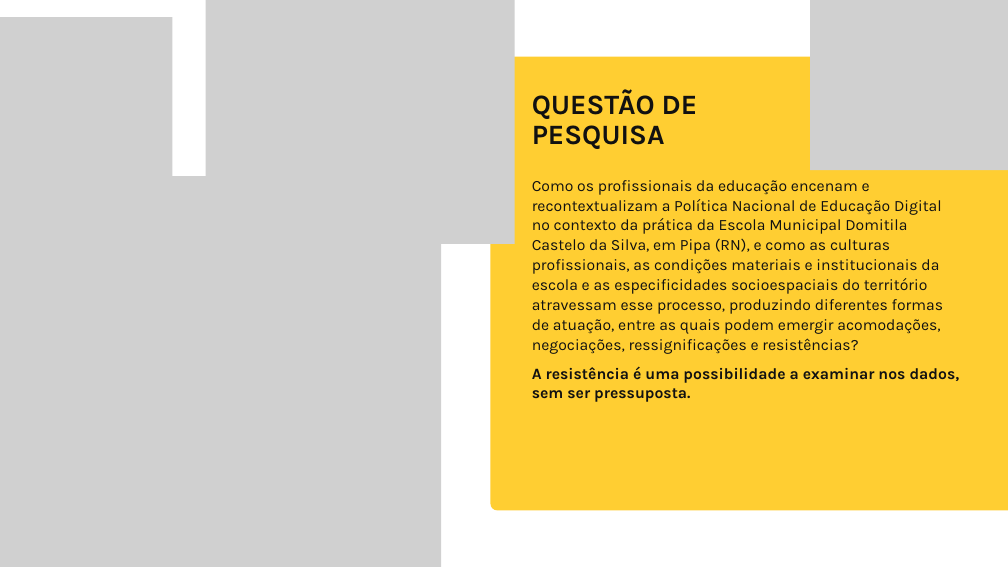
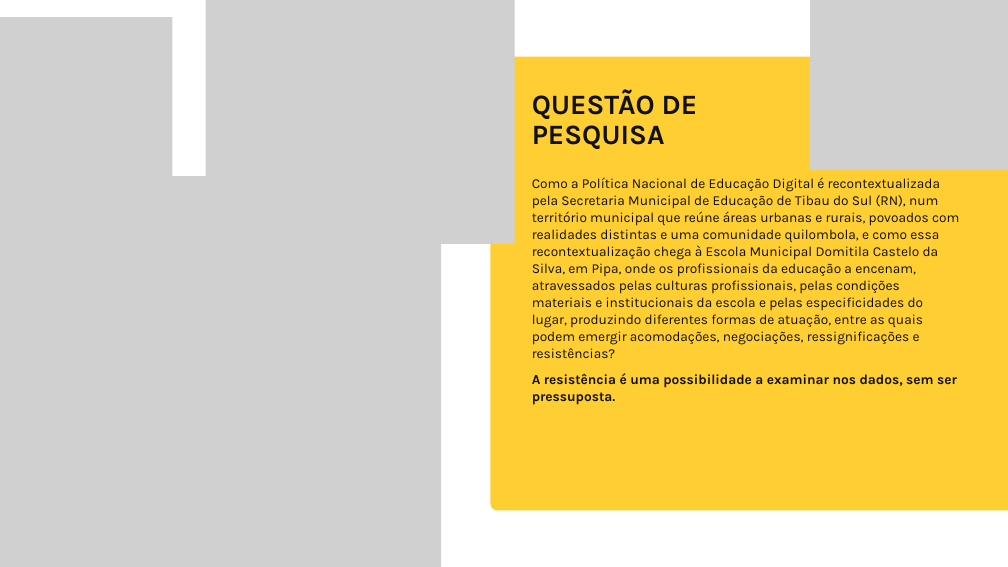
Before and after one commit to yzynya-beep/Tese, a slide deck: slide 4 of apresentacao_qualificacao/Qualificacao_PNED_Pipa.pptx. Drawn at 1008x567 pixels with LibreOffice and Linux fonts; fonts in the diff are those of the drawing; grey boxes stand for pictures; background and template pictures are left out. Boxes give left, top, right and bottom in pixels: in the first picture for what was removed or moved away, otherwise in the second. Text is boxed around its words. In the diff, an @@ line names an element or a change of style, - is before the commit and + after.

```diff
--- a/apresentacao_qualificacao/Qualificacao_PNED_Pipa.pptx
+++ b/apresentacao_qualificacao/Qualificacao_PNED_Pipa.pptx
@@ text at bbox=[532, 177, 959, 358]: text changed; size 22.5 to 19.6 pt @@
-Como os profissionais da educação encenam e recontextualizam a Política Nacional de Educação Digital no contexto da prática da Escola Municipal Domitila Castelo da Silva, em Pipa (RN), e como as culturas profissionais, as condições materiais e institucionais da escola e as especificidades socioespaciais do território atravessam esse processo, produzindo diferentes formas de atuação, entre as quais podem emergir acomodações, negociações, ressignificações e resistências?
+Como a Política Nacional de Educação Digital é recontextualizada pela Secretaria Municipal de Educação de Tibau do Sul (RN), num território municipal que reúne áreas urbanas e rurais, povoados com realidades distintas e uma comunidade quilombola, e como essa recontextualização chega à Escola Municipal Domitila Castelo da Silva, em Pipa, onde os profissionais da educação a encenam, atravessados pelas culturas profissionais, pelas condições materiais e institucionais da escola e pelas especificidades do lugar, produzindo diferentes formas de atuação, entre as quais podem emergir acomodações, negociações, ressignificações e resistências?
@@ text at bbox=[532, 373, 957, 405]: size 22.5 to 19.6 pt in "A resistência é uma possibilidade a examinar ..." @@
```
Also in this commit, not shown: 15 other slides changed, 1 slide added, 5 other files.
